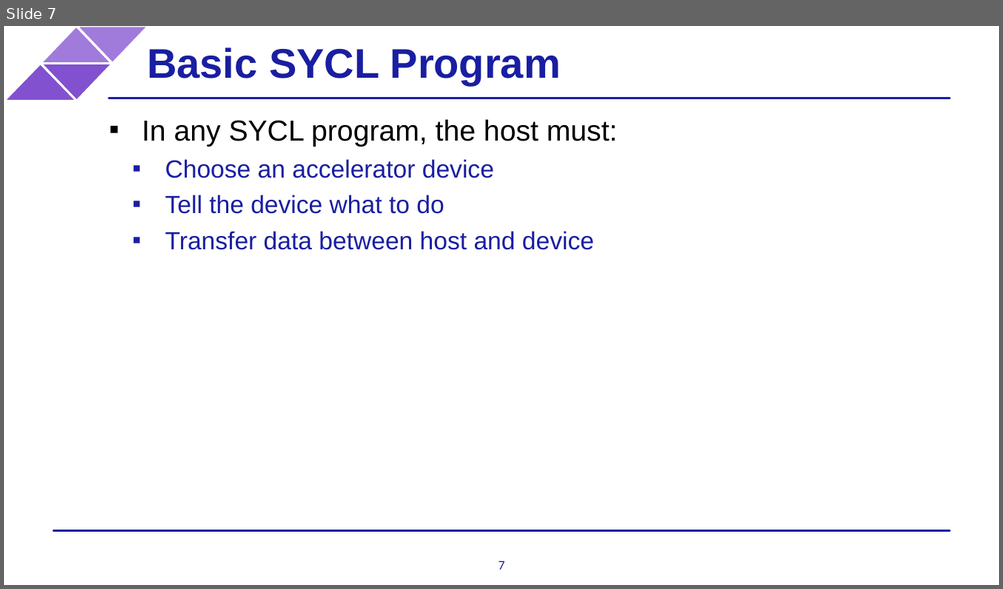
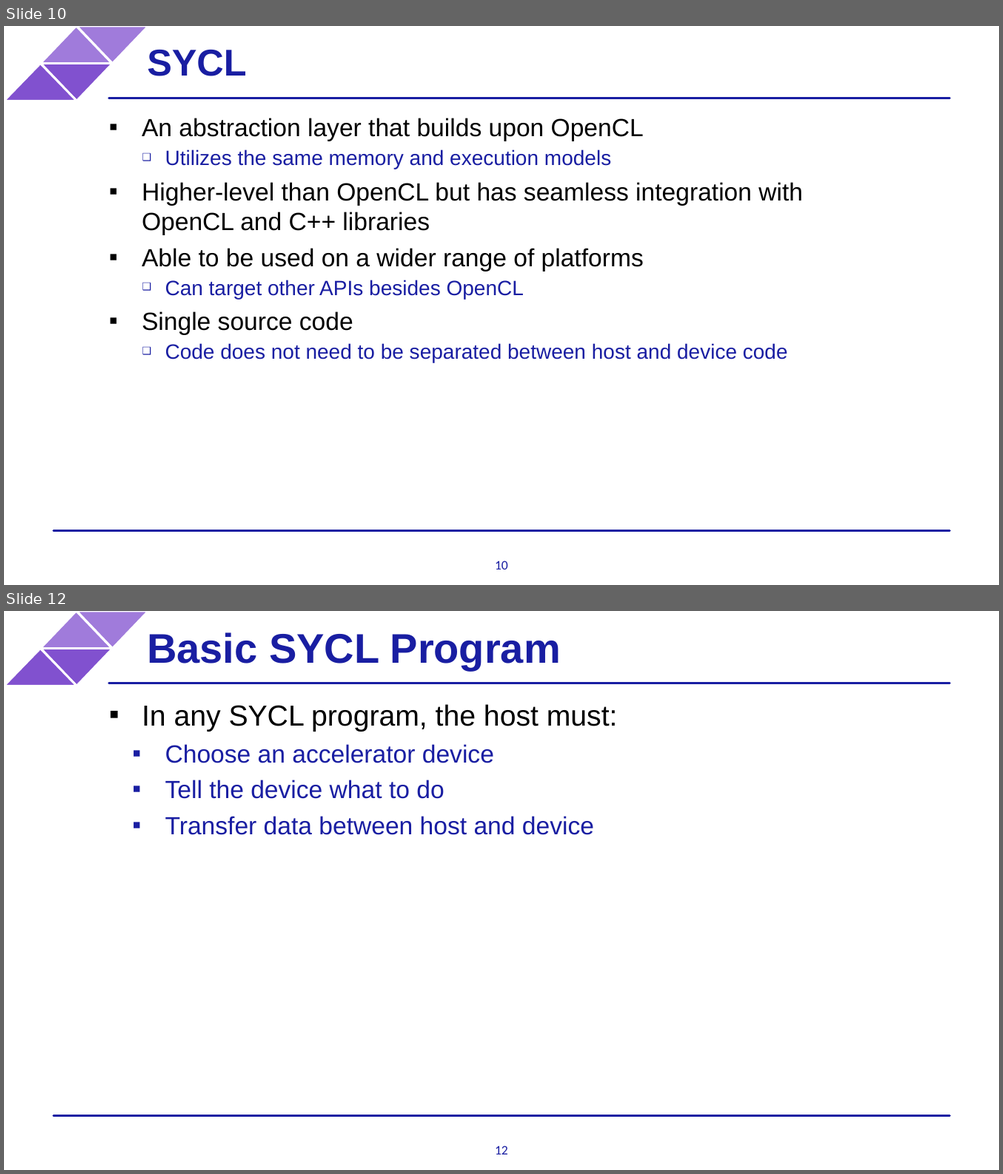
Before and after one commit to BenjaminMFindley/Reconfig-2-SYCL-DPCPP, a slide deck: Slides/SYCL intro.pptx. Shown one above the other, each under a label of ours: slide 7 before the commit, slides 10 and 12 after it; the slides between them are not shown. The pictures are 1003x589 and 1003x1174 pixels, drawn with LibreOffice and Linux fonts; fonts in the diff are those of the drawing; background and template pictures are left out. Boxes give left, top, right and bottom in pixels: in the first picture for what was removed or moved away, otherwise in the second. Text is boxed around its words. In the diff, an @@ line names an element or a change of style, - is before the commit and + after.

```diff
--- a/Slides/SYCL intro.pptx
+++ b/Slides/SYCL intro.pptx
@@ slide 10 added at [4,26,999,585], background #FFFFFF; not listed: 6 template elements that a slide beside it also shows @@
@@ title added at [147,49,246,76], 36 pt, text #191EA2, bold @@
+SYCL
@@ text added at [142,118,802,363], 24 pt, text #000000 @@
+▪ An abstraction layer that builds upon OpenCL
+  ❑ Utilizes the same memory and execution models
+▪ Higher-level than OpenCL but has seamless integration with OpenCL and C++ libraries
+▪ Able to be used on a wider range of platforms
+  ❑ Can target other APIs besides OpenCL
+▪ Single source code
+  ❑ Code does not need to be separated between host and device code
@@ page number added at [495,561,508,570], 12.7 pt, text #191EA2 @@
+10
@@ what was slide 7 is now slide 12 @@
@@ page number at [495,1146,508,1155]: text changed @@
-7
+12
```
Also in this commit, not shown: 2 slides changed, 8 other slides added, 5 slides removed.
